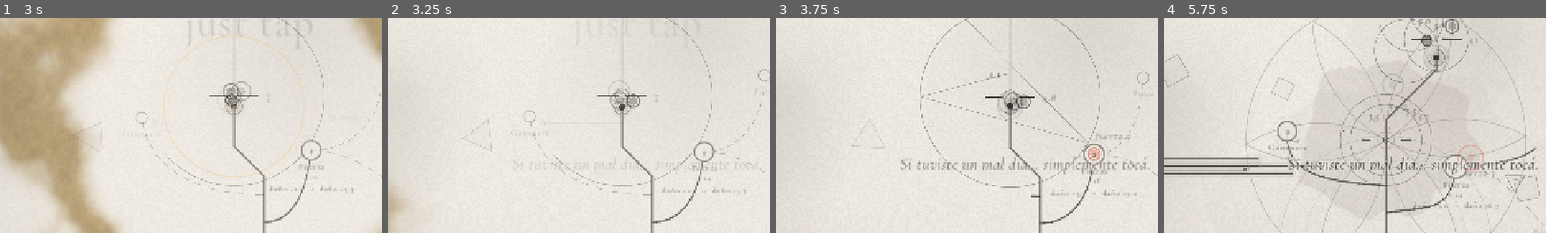
Above: before the commit, frames 1-4 (left to right).
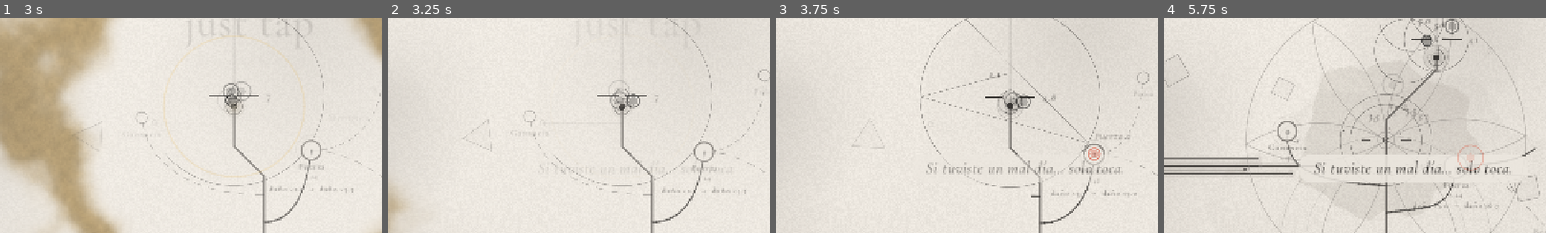
Above: after the commit, the same moments.

Repository: pablopalma/just-tap-repository
Game: Godot game, scene res://tools/tree_inline_test.tscn
Two runs of this game, one before a commit and one after it. Both use one fixed random seed, a clock stepped at 60 frames per second and the inputs below. This scene is started directly instead of the project's main scene. Sound files missing from this copy of the repository are replaced by a short silence.
Inputs:
- Up to frame 1 (3 s): click "es" at 0.5 s; click "es" at 1.25 s; click "en" at 2 s; click "♪" at 2.75 s
- Up to frame 2 (3.25 s): no input
- Up to frame 3 (3.75 s): click "voz" at 3.5 s
- Up to frame 4 (5.75 s): click "♪" at 4.25 s; click "voz" at 5 s
The pictures show only the part of the screen within x 17-67%, y 40-90%; the shares and areas given below are measured in that part.

Frame 1 is identical in both runs. In frame 2, less than 0.1% of the frame differs, in the area x 33-97%, y 67-72%; in frame 3, 1.6%; in frame 4, 2.8%, in the area x 32-98%, y 63-77%.

Commit message:
Voces de la historia, subtítulos legibles y español neutro
La historia de la vereda ya tiene su voz (vo_story_ask, vo_story1_1..3). Los
subtítulos van sobre una franja de papel del ancho del texto, para leerse sobre
cualquier dibujo. Todo el español del juego (narrador, interfaz, cartas) pasa del
voseo a español neutro con tuteo.

Co-Authored-By: Claude Opus 5.5 <noreply@anthropic.com>

Diff:
--- a/data/voice_lines.gd
+++ b/data/voice_lines.gd
@@ -5,47 +5,47 @@
 ## a line without a recording still shows its subtitle.
 
 const LINES := {
-	"00": {"en": "If you had a bad day… just tap.", "es": "Si tuviste un mal día… simplemente tocá."},
+	"00": {"en": "If you had a bad day… just tap.", "es": "Si tuviste un mal día… solo toca."},
 	"00b": {"en": "Welcome back. Where were we?", "es": "Volviste. ¿Dónde estábamos?"},
 	# grey
 	"01": {"en": "Some days, everything turns grey.", "es": "Hay días en que todo se vuelve gris."},
-	"02": {"en": "It pushes back. That's alright.", "es": "Empuja de vuelta. Está bien."},
-	"03": {"en": "There. Something small. It still counts.", "es": "Ahí está. Algo chiquito. Igual cuenta."},
+	"02": {"en": "It pushes back. That's alright.", "es": "Empuja de nuevo. Está bien."},
+	"03": {"en": "There. Something small. It still counts.", "es": "Ahí está. Algo pequeño. Aun así, cuenta."},
 	"04": {"en": "You don't have to fix the whole day. Just the next tap.",
-		"es": "No tenés que arreglar el día entero. Sólo el próximo toque."},
+		"es": "No tienes que arreglar el día entero. Solo el próximo toque."},
 	"05": {"en": "It's heavy, isn't it? Grow a little. Then try again.",
-		"es": "Pesa, ¿no? Crecé un poco. Después volvé a intentar."},
+		"es": "Pesa, ¿no? Crece un poco. Después vuelve a intentarlo."},
 	"06": {"en": "Do you feel that? That's anger. It means you still care.",
-		"es": "¿Lo sentís? Es enojo. Quiere decir que todavía te importa."},
+		"es": "¿Lo sientes? Es enojo. Quiere decir que todavía te importa."},
 	# red
-	"07": {"en": "Go on. Hit it. It can take it.", "es": "Dale. Pegale. Lo aguanta."},
+	"07": {"en": "Go on. Hit it. It can take it.", "es": "Vamos. Golpéala. Puede soportarlo."},
 	"08": {"en": "It keeps coming back around, doesn't it?", "es": "Vuelve y vuelve, ¿no?"},
 	"09": {"en": "Anger is just energy that hasn't found its way yet.",
 		"es": "El enojo es energía que todavía no encontró su camino."},
 	"10": {"en": "Give it somewhere to go. Up.", "es": "Dale un lugar a dónde ir. Arriba."},
 	"11": {"en": "Pushing harder isn't always stronger.", "es": "Empujar más fuerte no siempre es ser más fuerte."},
-	"12": {"en": "Breathe in… and let it go.", "es": "Respirá… y soltalo."},
+	"12": {"en": "Breathe in… and let it go.", "es": "Respira… y suéltalo."},
 	# green
-	"13": {"en": "You can be more than one thing at once.", "es": "Podés ser más de una cosa a la vez."},
+	"13": {"en": "You can be more than one thing at once.", "es": "Puedes ser más de una cosa a la vez."},
 	# Not in the design doc's table: the gentle hint for when a branch falls behind (§19.4).
 	"own_pace": {"en": "Let each part of you… go at its own pace.",
-		"es": "Dejá que cada parte de vos… vaya a su ritmo."},
+		"es": "Deja que cada parte de ti… vaya a su ritmo."},
 	# §22.2: when the branches join again (convergence cinematic, not in the game yet).
-	"converge": {"en": "And all of it… is still you.", "es": "Y todo eso… sigue siendo vos."},
+	"converge": {"en": "And all of it… is still you.", "es": "Y todo eso… sigues siendo tú."},
 	# The demo's ending (barrier 40): the dark comes in, then the short letter.
 	"demo_1": {"en": "Not everything comes back so easily.", "es": "No todo vuelve tan fácil."},
 	"demo_2": {"en": "But you're not alone in this.", "es": "Pero no estás solo en esto."},
 	# The "now" cinematic at the end of the demo's dark: one line per barrier, the last as it breaks.
 	"now_1": {"en": "Yesterday already happened. Tomorrow isn't here yet.", "es": "Ayer ya pasó. Mañana todavía no llegó."},
 	"now_2": {"en": "All we really have… is this moment.", "es": "Lo único que tenemos de verdad… es este momento."},
-	"now_3": {"en": "This tap. This breath. Right here.", "es": "Este toque. Esta respiración. Acá."},
+	"now_3": {"en": "This tap. This breath. Right here.", "es": "Este toque. Esta respiración. Aquí."},
 	"now_4": {"en": "And right now… it's enough.", "es": "Y ahora mismo… alcanza."},
 	# A story (Main offers it between zones 2 and 3): the voice stops and tells a memory, if you want.
-	"story_ask": {"en": "Wait… you know what? Can I tell you something?", "es": "Esperá… ¿sabés qué? ¿Te puedo contar algo?"},
-	"story1_1": {"en": "When I was little, I used to wait for my dad on the sidewalk outside our house.", "es": "Cuando era chico, esperaba a mi papá sentado en la vereda de casa."},
+	"story_ask": {"en": "Wait… you know what? Can I tell you something?", "es": "Espera… ¿sabes qué? ¿Te puedo contar algo?"},
+	"story1_1": {"en": "When I was little, I used to wait for my dad on the sidewalk outside our house.", "es": "Cuando era niño, esperaba a mi papá sentado en la acera de mi casa."},
 	"story1_2": {"en": "I'd lie back and watch the leaves of the tree… and the sun slipping through them, in little pieces.", "es": "Me recostaba y miraba las hojas del árbol… y cómo el sol se colaba entre ellas, en pedacitos."},
 	"story1_3": {"en": "Nothing happened. And it was perfect.", "es": "No pasaba nada. Y era perfecto."},
-	"demo_letter": {"en": "Thank you for playing this far.", "es": "Gracias por jugar hasta acá."},
+	"demo_letter": {"en": "Thank you for playing this far.", "es": "Gracias por jugar hasta aquí."},
 	# The creator's letter at the very end (shown by Screens.Letter, not queued by the Narrator).
 	# The text on screen is Loc.LETTER, with the player's real tap count; the voice says it without
 	# the number.
@@ -54,54 +54,54 @@
 	# §22.3, star circuits: when the lights first spread, and when they become one again.
 	# (Not in the game yet.)
 	"small_lights": {"en": "Small lights. One shape. That's you, too.",
-		"es": "Lucecitas. Una sola forma. Eso también sos vos."},
+		"es": "Lucecitas. Una sola forma. Eso también eres tú."},
 	"whole": {"en": "See? It was whole all along.", "es": "¿Ves? Siempre estuvo entero."},
-	"14": {"en": "Look behind you. You've been building something.", "es": "Mirá atrás. Estuviste construyendo algo."},
-	"15": {"en": "Things grow slowly. So do you.", "es": "Las cosas crecen despacio. Vos también."},
+	"14": {"en": "Look behind you. You've been building something.", "es": "Mira atrás. Has estado construyendo algo."},
+	"15": {"en": "Things grow slowly. So do you.", "es": "Las cosas crecen despacio. Tú también."},
 	"16": {"en": "Resting is part of it too.", "es": "Descansar también es parte."},
 	"17": {"en": "Roots grow when nothing seems to happen.", "es": "Las raíces crecen cuando parece que no pasa nada."},
 	"18": {"en": "And now it hurts a little. That's how you know it's leaving.",
-		"es": "Y ahora duele un poco. Así sabés que se está yendo."},
+		"es": "Y ahora duele un poco. Así sabes que se está yendo."},
 	# blue
-	"19": {"en": "Breathe with it. Not against it.", "es": "Respirá con eso. No contra eso."},
+	"19": {"en": "Breathe with it. Not against it.", "es": "Respira con eso. No contra eso."},
 	"20": {"en": "You've been carrying this all day.", "es": "Estuviste cargando esto todo el día."},
 	"21": {"en": "You can put it down here. I'll hold it for a while.",
-		"es": "Podés dejarlo acá. Yo lo sostengo un rato."},
+		"es": "Puedes dejarlo aquí. Yo lo sostengo un rato."},
 	"22": {"en": "It was never about breaking walls.", "es": "Nunca se trató de romper paredes."},
 	"23": {"en": "It's okay to be sad and keep going at the same time.",
 		"es": "Está bien estar triste y seguir al mismo tiempo."},
 	"24": {"en": "It was about not stopping.", "es": "Se trataba de no detenerse."},
 	# yellow
-	"25": {"en": "All of you. Together again.", "es": "Todo vos. Juntos otra vez."},
-	"26": {"en": "Do you remember this morning? Before all of it?", "es": "¿Te acordás de esta mañana? ¿Antes de todo?"},
+	"25": {"en": "All of you. Together again.", "es": "Todo tú. Juntos otra vez."},
+	"26": {"en": "Do you remember this morning? Before all of it?", "es": "¿Te acuerdas de esta mañana? ¿Antes de todo?"},
 	"27": {"en": "It's still there. It always was.", "es": "Sigue ahí. Siempre estuvo."},
-	"28": {"en": "Almost. Don't rush the ending.", "es": "Casi. No apures el final."},
+	"28": {"en": "Almost. Don't rush the ending.", "es": "Casi. No apresures el final."},
 	"29": {"en": "Slowly. The light isn't going anywhere.", "es": "Despacio. La luz no se va a ningún lado."},
 	# ending
-	"30": {"en": "I'm the part of you that keeps going.", "es": "Soy la parte de vos que sigue adelante."},
+	"30": {"en": "I'm the part of you that keeps going.", "es": "Soy la parte de ti que sigue adelante."},
 	"31": {"en": "You found me again.", "es": "Me volviste a encontrar."},
 	# The grand reveal: as it is said, the camera pulls back over everything the player built.
 	"made": {"en": "You made all of this.", "es": "Creaste todo esto."},
 	"32": {"en": "Tomorrow, if it's grey again… you know what to do.",
-		"es": "Mañana, si vuelve a estar gris… ya sabés qué hacer."},
-	"rebirth": {"en": "Again? Of course. I'm always here.", "es": "¿Otra vez? Claro. Siempre estoy acá."},
+		"es": "Mañana, si vuelve a estar gris… ya sabes qué hacer."},
+	"rebirth": {"en": "Again? Of course. I'm always here.", "es": "¿Otra vez? Claro. Siempre estoy aquí."},
 	"idle1": {"en": "I'll wait.", "es": "Te espero."},
-	"idle2": {"en": "Take your time.", "es": "Tomate tu tiempo."},
-	"idle3": {"en": "Still here.", "es": "Sigo acá."},
+	"idle2": {"en": "Take your time.", "es": "Tómate tu tiempo."},
+	"idle3": {"en": "Still here.", "es": "Sigo aquí."},
 	# Trailer and teaser narration (docs/guion-trailer-teaser.md): the same voice, telling the story.
 	"tr_01": {"en": "This is a story about a grey day. Maybe… one like yours.",
 		"es": "Esta es la historia de un día gris. Tal vez… uno como el tuyo."},
 	"tr_02": {"en": "It doesn't start with anything big. Just one tap. And then… another.",
 		"es": "No empieza con nada grande. Solo un toque. Y después… otro."},
-	"tr_03": {"en": "Small things add up. They always have.", "es": "Las cosas chiquitas suman. Siempre sumaron."},
+	"tr_03": {"en": "Small things add up. They always have.", "es": "Las cosas pequeñas suman. Siempre lo hicieron."},
 	"tr_04": {"en": "Some days fall apart. You keep tapping anyway.",
-		"es": "Hay días que se desarman. Y vos seguís tocando igual."},
+		"es": "Hay días que se desarman. Y tú sigues tocando igual."},
 	"tr_05": {"en": "And slowly… everything finds its place.", "es": "Y de a poco… todo encuentra su lugar."},
 	"tr_06": {"en": "Every time you fall short, you learn. And you come back… a little stronger.",
-		"es": "Cada vez que no alcanza, aprendés. Y volvés… un poco más fuerte."},
-	"tz_01": {"en": "Just tap. That's all.", "es": "Solo tocá. Nada más."},
+		"es": "Cada vez que no alcanza, aprendes. Y vuelves… un poco más fuerte."},
+	"tz_01": {"en": "Just tap. That's all.", "es": "Solo toca. Nada más."},
 	"tz_02": {"en": "Every tap… draws a little of the world back.",
-		"es": "Cada toque… dibuja de vuelta un poco del mundo."},
+		"es": "Cada toque… vuelve a dibujar un poco del mundo."},
 }
 
 ## Reaching barrier n says the line once.
--- a/scripts/loc.gd
+++ b/scripts/loc.gd
@@ -9,24 +9,24 @@
 	"tree": {"es": "árbol", "en": "tree"},
 	"voice": {"es": "voz", "en": "voice"},
 	"hint_tap": {"es": "tap", "en": "tap"},
-	"hint_tree": {"es": "mejorá el árbol", "en": "grow the tree"},
-	"hint_tree_inline": {"es": "tocá el árbol", "en": "tap the tree"},
-	"story_yes": {"es": "contame", "en": "tell me"},
+	"hint_tree": {"es": "mejora el árbol", "en": "grow the tree"},
+	"hint_tree_inline": {"es": "toca el árbol", "en": "tap the tree"},
+	"story_yes": {"es": "cuéntame", "en": "tell me"},
 	"story_no": {"es": "seguir", "en": "keep going"},
 	"zone_label": {"es": "zona %s · %s", "en": "zone %s · %s"},
 	"zone_done": {"es": "zona %s completa", "en": "zone %s complete"},
 	"colour_back": {"es": "el color vuelve", "en": "the colour returns"},
-	"tap_start": {"es": "tocá para empezar", "en": "tap to begin"},
+	"tap_start": {"es": "toca para empezar", "en": "tap to begin"},
 	"continue": {"es": "continuar", "en": "continue"},
 	"new_game": {"es": "empezar de nuevo", "en": "start over"},
-	"confirm_new": {"es": "¿borrar la partida? tocá otra vez", "en": "erase your progress? tap again"},
+	"confirm_new": {"es": "¿borrar la partida? toca otra vez", "en": "erase your progress? tap again"},
 	"rebirth": {"es": "renacer  ·  ×2 para siempre", "en": "be reborn  ·  ×2 forever"},
 	"needs": {"es": "%s · necesita %s %d", "en": "%s · needs %s %d"},
 	"level_line": {"es": "%s — %s · nivel %d: %s", "en": "%s — %s · level %d: %s"},
 	"max": {"es": "máximo", "en": "max"},
-	"demo_end": {"es": "La demo termina acá. El resto del día te espera.", "en": "The demo ends here. The rest of the day is waiting."},
+	"demo_end": {"es": "La demo termina aquí. El resto del día te espera.", "en": "The demo ends here. The rest of the day is waiting."},
 	"wishlist": {"es": "agregar a deseados en Steam", "en": "wishlist on Steam"},
-	"continue_tap": {"es": "tocá para seguir", "en": "tap to continue"},
+	"continue_tap": {"es": "toca para seguir", "en": "tap to continue"},
 	"data_on": {"es": "beta · datos de juego anónimos: sí", "en": "beta · anonymous play data: on"},
 	"data_off": {"es": "beta · datos de juego anónimos: no", "en": "beta · anonymous play data: off"},
 }
@@ -38,12 +38,12 @@
 		"Hola. No nos conocemos.",
 		"Soy quien hizo este juego.",
 		"No sé qué día tuviste hoy, ni por lo que estás pasando.",
-		"Pero tocaste {taps} veces para llegar hasta acá.",
+		"Pero tocaste {taps} veces para llegar hasta aquí.",
 		"Un toque a la vez. Eso no es poco.",
 		"Sea lo que sea, tiene salida. Siempre la hay.",
 		"Y quiero que lo sepas:",
 		"Creaste todo esto.",
-		"*estoy orgulloso de vos.",
+		"*estoy orgulloso de ti.",
 		"— Pablo",
 	],
 	"en": [
@@ -63,7 +63,7 @@
 ## The demo's short letter: a promise, not the ending. The full letter stays for the full game.
 const DEMO_LETTER := {
 	"es": [
-		"Gracias por jugar hasta acá.",
+		"Gracias por jugar hasta aquí.",
 		"Tocaste {taps} veces.",
 		"*El resto del camino todavía está por dibujarse.",
 		"— Pablo",
--- a/scripts/ui/screens.gd
+++ b/scripts/ui/screens.gd
@@ -236,20 +236,35 @@
 		mouse_filter = MOUSE_FILTER_IGNORE
 		_label = UIStyle.label("", 26, true, Palette.INK)
 		_label.horizontal_alignment = HORIZONTAL_ALIGNMENT_CENTER
+		_label.vertical_alignment = VERTICAL_ALIGNMENT_CENTER
 		_label.autowrap_mode = TextServer.AUTOWRAP_WORD_SMART
-		_label.add_theme_constant_override("outline_size", 8)
-		_label.add_theme_color_override("font_outline_color", Color(Palette.PAPER, 0.85))
 		add_child(_label)
 		_label.modulate.a = 0.0
+		_style()
 		resized.connect(_place)
 
 	## In a cinematic the subtitles move down into the bottom bar, in paper colour.
 	var cinema := false:
 		set(v):
 			cinema = v
-			_label.add_theme_color_override("font_color", Palette.PAPER if v else Palette.INK)
-			_label.add_theme_color_override("font_outline_color", Color(0.16, 0.15, 0.14, 0.0) if v else Color(Palette.PAPER, 0.85))
+			_style()
 			_place()
+
+	## Over the world the words sit on a soft band of paper, just as wide as they are, so nothing
+	## drawn behind them (the line, the branches, a figure) gets in the way of reading. In the
+	## cinematic bars they need none: paper on the dark bar.
+	func _style() -> void:
+		var band := StyleBoxFlat.new()
+		band.bg_color = Color(0, 0, 0, 0) if cinema else Color(Palette.PAPER, 0.86)
+		band.set_corner_radius_all(18)
+		band.content_margin_left = PAD.x
+		band.content_margin_right = PAD.x
+		band.content_margin_top = PAD.y
+		band.content_margin_bottom = PAD.y
+		_label.add_theme_stylebox_override("normal", band)
+		_label.add_theme_color_override("font_color", Palette.PAPER if cinema else Palette.INK)
+
+	const PAD := Vector2(22, 7)
 
 	## Up near the top instead: on a narrow screen the tree lies under the tip, where the line would go.
 	var high := false:
@@ -259,14 +274,20 @@
 				_place()
 
 	func _place() -> void:
-		var w := minf(size.x - 80.0, 820.0)
-		_label.size = Vector2(w, 80)
+		var most := minf(size.x - 80.0, 820.0)
+		# as wide as the words (and the band's margins), up to two lines' worth
+		var font := _label.get_theme_font("font")
+		var fs := _label.get_theme_font_size("font_size")
+		var w := most
+		if font and _label.text != "":
+			w = minf(most, font.get_string_size(_label.text, HORIZONTAL_ALIGNMENT_LEFT, -1, fs).x + PAD.x * 2.0 + 4.0)
+		_label.size = Vector2(w, 0)
 		var y := 0.905 if cinema else (0.15 if high else 0.72)
 		_label.position = Vector2((size.x - w) * 0.5, size.y * y)
 
 	func show_line(text: String, duration: float) -> void:
+		_label.text = text
 		_place()
-		_label.text = text
 		if _tween:
 			_tween.kill()
 		_tween = create_tween()
--- a/tools/story_test.gd
+++ b/tools/story_test.gd
@@ -3,7 +3,7 @@
 ## voice asks, answers "tell me"; the memory draws itself, then the dive into zone 3.
 ## Record it: godot --path . --write-movie out.avi --fixed-fps 30 res://tools/story_test.tscn
 
-const LENGTH := 36.0
+const LENGTH := 44.0
 
 var _main: Node
 var _t := 0.0
Not shown, added: audio/voices/vo_story1_1.mp3.import
Not shown, added: audio/voices/vo_story1_2.mp3.import
Not shown, added: audio/voices/vo_story1_3.mp3.import
Not shown, added: audio/voices/vo_story_ask.mp3.import
Not shown, added: audio/voices/vo_story1_1.mp3
Not shown, added: audio/voices/vo_story1_2.mp3
Not shown, added: audio/voices/vo_story1_3.mp3
Not shown, added: audio/voices/vo_story_ask.mp3
